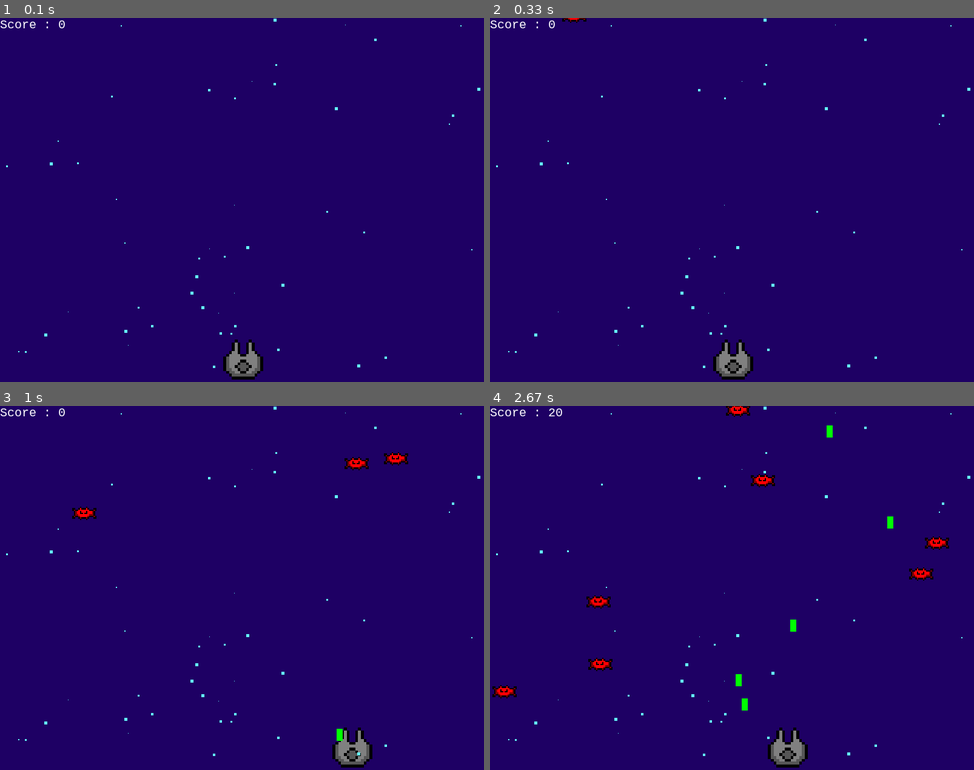
Above: before the commit, frames 1-4 (two rows, left to right).
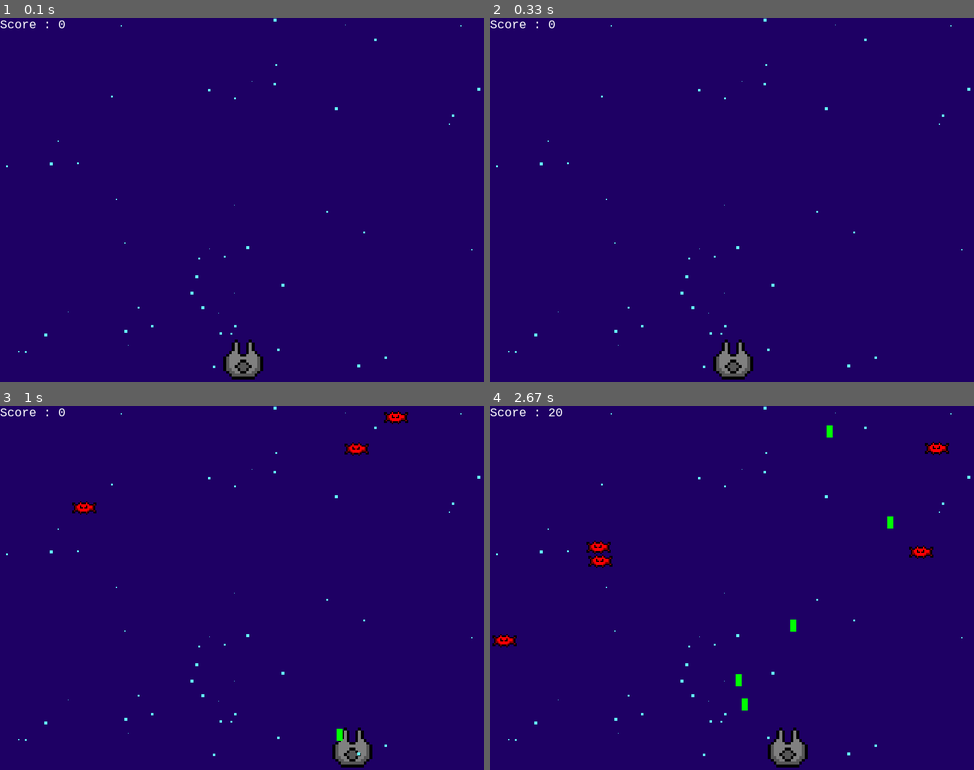
Above: after the commit, the same moments.

Repository: dmr034/pygame
Game: pygame game, started from main.py
Two runs of this game, one before a commit and one after it. Both use one fixed random seed, a clock stepped at 60 frames per second and the inputs below.
Inputs:
- Up to frame 1 (0.1 s): no input
- Up to frame 2 (0.33 s): no input
- Up to frame 3 (1 s): hold Right 0.33-0.8 s; hold Right from 0.83 s (still down); tap Space at 0.9 s
- Up to frame 4 (2.67 s): tap Space at 1.2, 1.4, 1.7, 1.97, 2.27, 2.4 s; release Right at 1.3 s; hold Left 1.33-1.87 s; hold Left 1.9-2.3 s; hold Right from 2.33 s (still down)

Frame 1 is identical in both runs. In frame 2, less than 0.1% of the frame differs, in the area x 14-20%, y 0-2%; in frame 3, 0.7%; in frame 4, 1.5%, in the area x 0-95%, y 0-81%.

Commit message:
New enemy added

Diff:
--- /dev/null
+++ b/EnemyBullet.py
@@ -0,0 +1,11 @@
+from Bullet import *
+import pygame
+
+class EnemyBullet(Bullet):
+    def __init__(self, pos):
+        super(EnemyBullet, self).__init__(pos)
+
+    def update(self):
+        self.rect.move_ip(0, self.speed)
+        if self.rect.bottom >= SCREEN_HEIGHT:
+            self.kill()
--- /dev/null
+++ b/StrongEnemy.py
@@ -0,0 +1,19 @@
+import pygame
+from Enemy import *
+
+class StrongEnemy(Enemy):
+    def __init__(self):
+        super(StrongEnemy, self).__init__()
+        s_enemy_image = pygame.image.load('strong_enemy.png')
+        self.surf = pygame.transform.scale(s_enemy_image, (40, 40))
+        self.rect = self.surf.get_rect(
+            center=(
+                random.randint(SCREEN_WIDTH + 20, SCREEN_WIDTH + 100),
+                random.randint(10, SCREEN_HEIGHT-100),
+            )
+        )
+
+    def update(self):
+        self.rect.move_ip(-self.speed, 0)
+        if self.rect.left <= 0:
+            self.kill()
--- a/main.py
+++ b/main.py
@@ -1,12 +1,15 @@
 # This is a sample Python script.
+import random
 
 # Press Shift+F10 to execute it or replace it with your code.
 # Press Double Shift to search everywhere for classes, files, tool windows, actions, and settings.
 
 import pygame
+import time
 
 from Bullet import Bullet
 from Enemy import Enemy
+from EnemyBullet import EnemyBullet
 from Player import Player
 
 from pygame.locals import (
@@ -22,6 +25,7 @@
 
 from Score import Score
 from Star import Star
+from StrongEnemy import StrongEnemy
 
 SCREEN_WIDTH = 800
 SCREEN_HEIGHT = 600
@@ -39,12 +43,14 @@
 
     enemies = pygame.sprite.Group()
     bullets = pygame.sprite.Group()
+    enemy_bullets = pygame.sprite.Group()
     stars = pygame.sprite.Group()
     all_sprites = pygame.sprite.Group()
     all_sprites.add(player)
 
     ADDENEMY = pygame.USEREVENT + 1
-    pygame.time.set_timer(ADDENEMY, 250)
+    pygame.time.set_timer(ADDENEMY, 300)
+    ADDSTRONGENEMY = pygame.USEREVENT + 1
 
     clock = pygame.time.Clock()
     for i in range(STAR_COUNT):
@@ -68,6 +74,19 @@
                 new_enemy = Enemy()
                 enemies.add(new_enemy)
                 all_sprites.add(new_enemy)
+                rand_num = random.randint(1, 100)
+                if event.type == ADDSTRONGENEMY and rand_num > 90:
+
+                    if level > 5:
+                        new_s_enemy = StrongEnemy()
+                        enemies.add(new_s_enemy)
+                        shoot = random.randint(1, 30)
+                        all_sprites.add(new_s_enemy)
+                        while(shoot <= 30): # TODO make the new enemies shoot at the player every couple of seconds
+                            shoot += 1
+                            enemy_bullet = EnemyBullet(new_s_enemy.rect.center)
+                            enemy_bullets.add(enemy_bullet)
+                            all_sprites.add(enemy_bullet)
 
         screen.fill((30, 0, 100))
 
@@ -79,6 +98,11 @@
                     enemy.kill()
                     bullet.kill()
                     score.score_up()
+
+        for enemy_bullet in enemy_bullets:
+            if enemy_bullet.rect.colliderect(player):
+                player.kill()
+                running = False
 
         for entity in all_sprites:
             screen.blit(entity.surf, entity.rect)
Binary file added: strong_enemy.png
